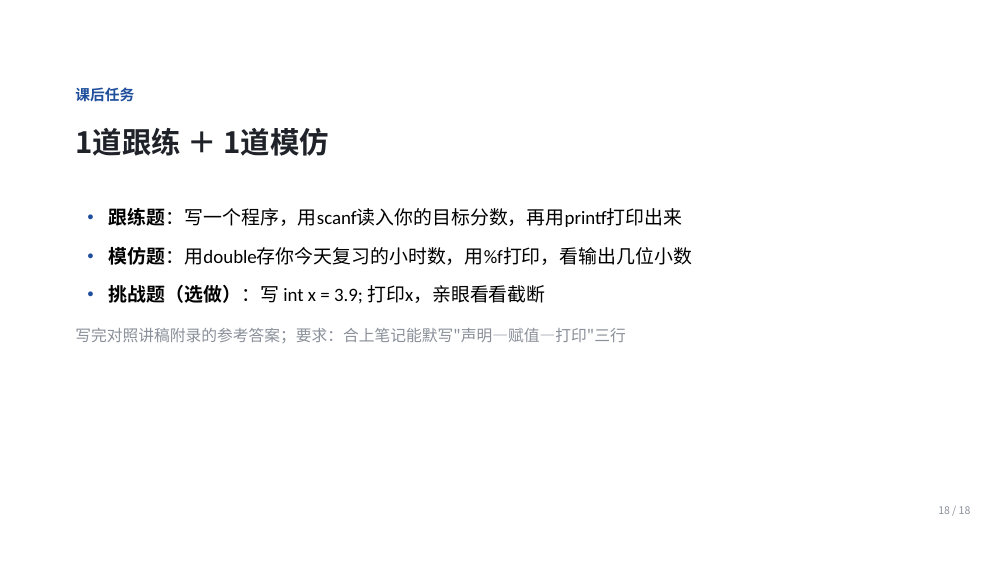
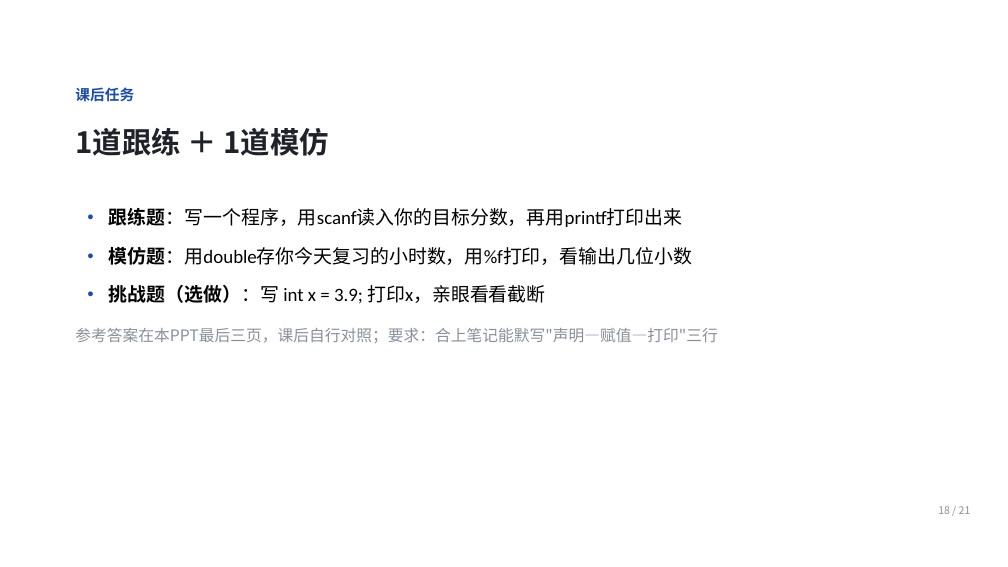
Before and after one commit to Ctrl1CandV/SpecialtyCourses, a slide deck: slide 18 of 课件/C1/C1-A-02/C1-A-02.pptx. Drawn at 1008x567 pixels with LibreOffice and Linux fonts; fonts in the diff are those of the drawing; background and template pictures are left out. Boxes give left, top, right and bottom in pixels: in the first picture for what was removed or moved away, otherwise in the second. Text is boxed around its words. In the diff, an @@ line names an element or a change of style, - is before the commit and + after.

Commit message:
09.14 更新C1-A阶段课件，增加课后题答案

```diff
--- a/课件/C1/C1-A-02/C1-A-02.pptx
+++ b/课件/C1/C1-A-02/C1-A-02.pptx
@@ text at (75,328,717,343): text changed @@
-写完对照讲稿附录的参考答案；要求：合上笔记能默写"声明—赋值—打印"三行
+参考答案在本PPT最后三页，课后自行对照；要求：合上笔记能默写"声明—赋值—打印"三行
@@ text at (938,506,971,514): text changed @@
-18 / 18
+18 / 21
```
Also in this commit, not shown: 17 other slides changed, 3 slides added, 14 other files.
